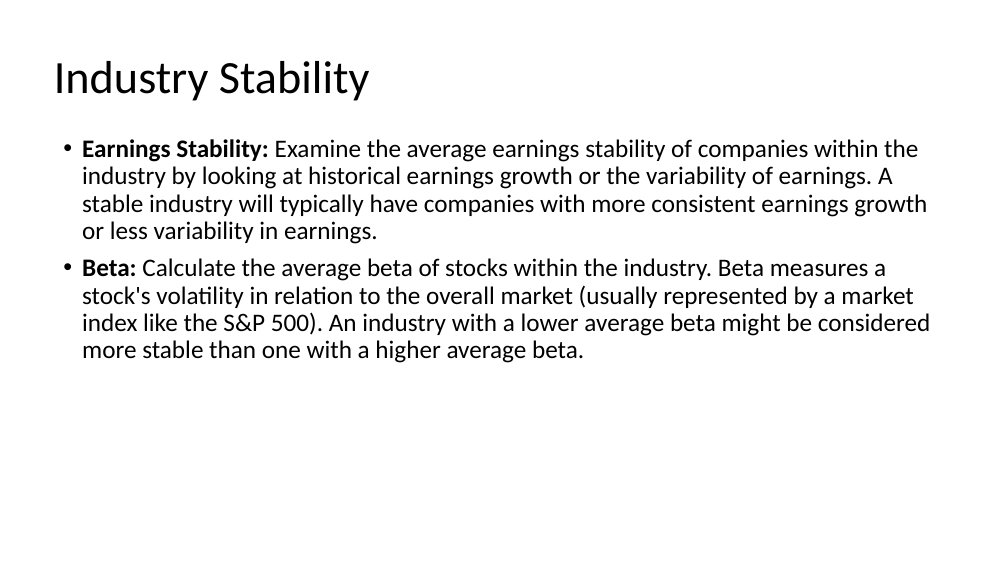
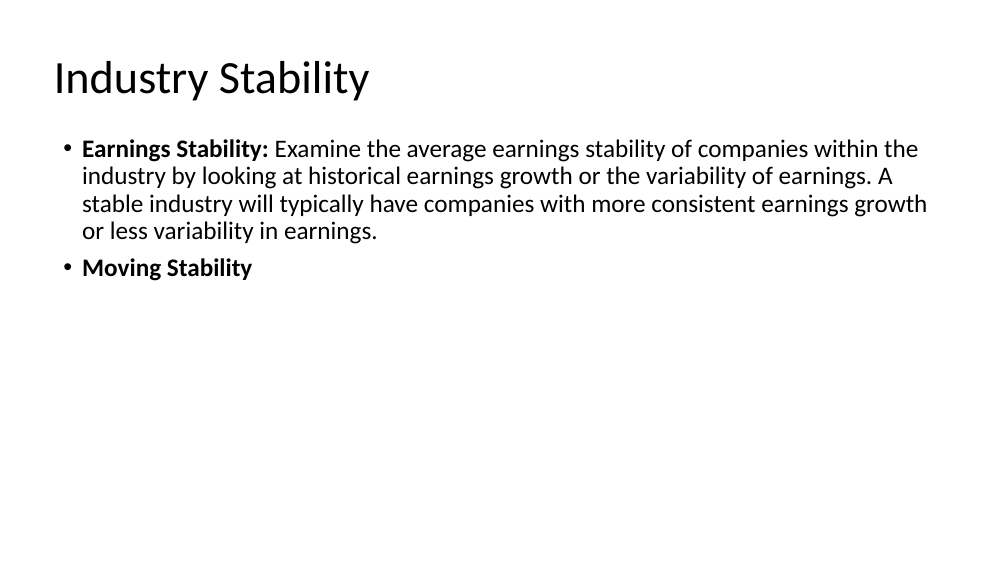
Before and after one commit to kennysiegler/first-project, a slide deck: slide 11 of Presentation1.pptx (slide 10 before the commit). Drawn at 1008x567 pixels with LibreOffice and Linux fonts; fonts in the diff are those of the drawing. Boxes give left, top, right and bottom in pixels: in the first picture for what was removed or moved away, otherwise in the second. Text is boxed around its words. In the diff, an @@ line names an element or a change of style, - is before the commit and + after.

```diff
--- a/Presentation1.pptx
+++ b/Presentation1.pptx
@@ text at <box>82,258,252,281</box>: text changed; bold on @@
-• Beta: Calculate the average beta of stocks within the industry. Beta measures a stock's volatility in relation to the overall market (usually represented by a market index like the S&P 500). An industry with a lower average beta might be considered more stable than one with a higher average beta.
+• Moving Stability
```
Also in this commit, not shown: 4 other slides changed, 3 slides added.
